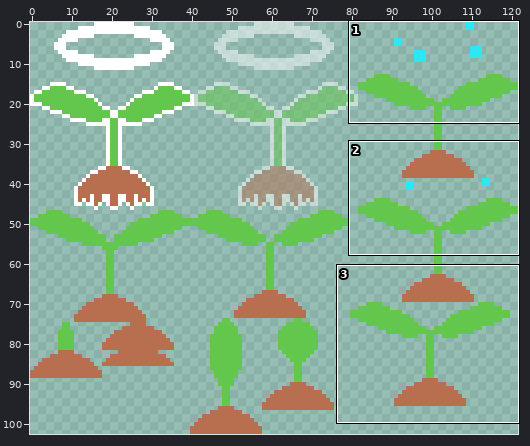
One commit to this sprite sheet: images/Futaba.png. The first picture is a wide view before the edit; the outline marks the close-up.
Close-up. Earlier state:
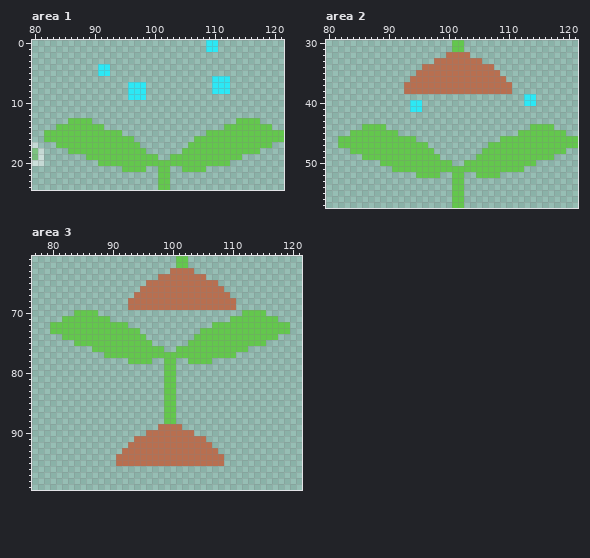
The file is 122x103 pixels. Shown: area 1: x 80..121, y 0..24; area 2: x 80..121, y 30..57; area 3: x 77..121, y 61..99.
And afterwards:
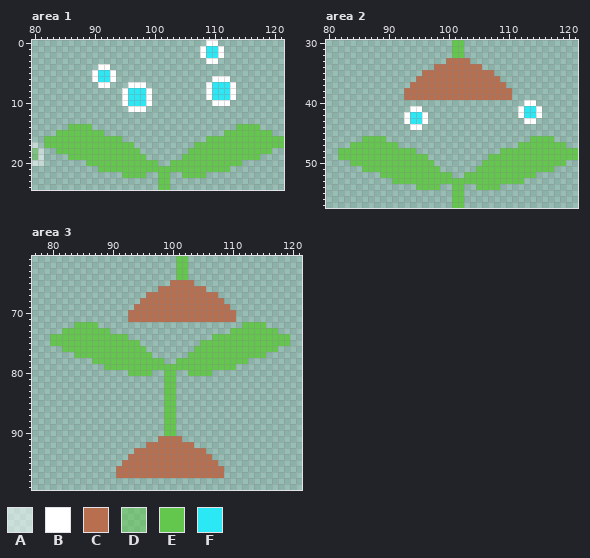
Palette (. is transparent): A #ffffff80  B #ffffff  C #b86f50  D #63c74d80  E #63c74d  F #2ce8f5
Diff:
Area 1:
y 0: x 109..110 FF -> BB
y 1: x 108 . -> B; x 111 . -> B
y 2: x 108..111 .... -> BFFB
y 3: x 109..110 .. -> BB
y 4: x 91..92 FF -> BB
y 5: x 90 . -> B; x 93 . -> B
y 6: x 90..93 .... -> BFFB; x 110..112 FFF -> BBB
y 7: x 91..92 .. -> BB; x 96..98 FFF -> BBB; x 109 . -> B; x 113 . -> B
y 8: x 95 . -> B; x 99 . -> B; x 109 . -> B; x 113 . -> B
y 9: x 95 . -> B; x 99 . -> B; x 109..113 ..... -> BFFFB
y 10: x 95..99 ..... -> BFFFB; x 110..112 ... -> BBB
y 11: x 96..98 ... -> BBB
y 13: x 86..89 EEEE -> ....; x 114..117 EEEE -> ....
y 14: x 84..85 EE -> ..; x 90..91 EE -> ..; x 112..113 EE -> ..; x 118..119 EE -> ..
y 15: x 82..83 EE -> ..; x 92..94 EEE -> ...; x 109..111 EEE -> ...; x 120..121 EE -> ..
y 16: x 95..96 EE -> ..; x 107..108 EE -> ..
y 17: x 82..83 .. -> EE; x 97 E -> .; x 106 E -> .; x 120..121 .. -> EE
y 18: x 84..85 .. -> EE; x 98 E -> .; x 105 E -> .; x 118..119 .. -> EE
y 19: x 86..88 ... -> EEE; x 99..100 EE -> ..; x 103..104 EE -> ..; x 115..117 ... -> EEE
y 20: x 89..90 .. -> EE; x 101..102 EE -> ..; x 113..114 .. -> EE
y 21: x 91..94 .... -> EEEE; x 99..100 .. -> EE; x 103..104 .. -> EE; x 109..112 .... -> EEEE
y 22: x 95..98 .... -> EEEE; x 105..108 .... -> EEEE
Area 2:
y 32: x 100..103 CCCC -> .EE.
y 33: x 98..99 CC -> ..; x 104..105 CC -> ..
y 34: x 96..97 CC -> ..; x 106..107 CC -> ..
y 35: x 95 C -> .; x 108 C -> .
y 36: x 94 C -> .; x 109 C -> .
y 37: x 93 C -> .; x 110 C -> .
y 39: x 93..110 .................. -> CCCCCCCCCCCCCCCCCC; x 113..114 FF -> ..
y 40: x 94..95 FF -> ..; x 113..114 FF -> BB
y 41: x 94..95 FF -> BB; x 112..115 .... -> BFFB
y 42: x 93..96 .... -> BFFB; x 112..115 .... -> BFFB
y 43: x 93..96 .... -> BFFB; x 113..114 .. -> BB
y 44: x 86..89 EEEE -> ....; x 94..95 .. -> BB; x 114..117 EEEE -> ....
y 45: x 84..91 EEEEEEEE -> ........; x 112..119 EEEEEEEE -> ........
y 46: x 82..85 EEEE -> ....; x 90..94 EEEEE -> .....; x 109..113 EEEEE -> .....; x 118..121 EEEE -> ....
y 47: x 82..83 EE -> ..; x 92..96 EEEEE -> .....; x 107..111 EEEEE -> .....; x 120..121 EE -> ..
y 48: x 82..83 .. -> EE; x 95..97 EEE -> ...; x 106..108 EEE -> ...; x 120..121 .. -> EE
y 49: x 82..85 .... -> EEEE; x 97..98 EE -> ..; x 105..106 EE -> ..; x 118..121 .... -> EEEE
y 50: x 84..88 ..... -> EEEEE; x 98..100 EEE -> ...; x 103..105 EEE -> ...; x 115..119 ..... -> EEEEE
y 51: x 86..90 ..... -> EEEEE; x 99..104 EEEEEE -> ......; x 113..117 ..... -> EEEEE
y 52: x 89..94 ...... -> EEEEEE; x 99..104 ..EE.. -> EE..EE; x 109..114 ...... -> EEEEEE
y 53: x 91..100 .......... -> EEEEEEEEEE; x 103..112 .......... -> EEEEEEEEEE
y 54: x 95..98 .... -> EEEE; x 105..108 .... -> EEEE
Area 3:
y 63: x 100..103 CCCC -> .EE.
y 64: x 98..105 CCCCCCCC -> ...EE...
y 65: x 96..99 CCCC -> ....; x 104..107 CCCC -> ....
y 66: x 95..97 CCC -> ...; x 106..108 CCC -> ...
y 67: x 94..95 CC -> ..; x 108..109 CC -> ..
y 68: x 93..94 CC -> ..; x 109..110 CC -> ..
y 69: x 93 C -> .; x 110 C -> .
y 70: x 84..87 EEEE -> ....; x 93..110 .................. -> CCCCCCCCCCCCCCCCCC; x 112..115 EEEE -> ....
y 71: x 82..89 EEEEEEEE -> ........; x 93..117 .................EEEEEEEE -> CCCCCCCCCCCCCCCCCC.......
y 72: x 80..83 EEEE -> ....; x 88..92 EEEEE -> .....; x 107..111 EEEEE -> .....; x 116..119 EEEE -> ....
y 73: x 80..81 EE -> ..; x 90..94 EEEEE -> .....; x 105..109 EEEEE -> .....; x 118..119 EE -> ..
y 74: x 80..81 .. -> EE; x 93..95 EEE -> ...; x 104..106 EEE -> ...; x 118..119 .. -> EE
y 75: x 80..83 .... -> EEEE; x 95..96 EE -> ..; x 103..104 EE -> ..; x 116..119 .... -> EEEE
y 76: x 82..86 ..... -> EEEEE; x 96..98 EEE -> ...; x 101..103 EEE -> ...; x 113..117 ..... -> EEEEE
y 77: x 84..88 ..... -> EEEEE; x 97..102 EEEEEE -> ......; x 111..115 ..... -> EEEEE
y 78: x 87..92 ...... -> EEEEEE; x 97..102 ..EE.. -> EE..EE; x 107..112 ...... -> EEEEEE
y 79: x 89..98 .......... -> EEEEEEEEEE; x 101..110 .......... -> EEEEEEEEEE
y 80: x 93..96 .... -> EEEE; x 103..106 .... -> EEEE
y 89: x 98..101 CCCC -> .EE.
y 90: x 96..103 CCCCCCCC -> ...EE...
y 91: x 94..97 CCCC -> ....; x 102..105 CCCC -> ....
y 92: x 93..95 CCC -> ...; x 104..106 CCC -> ...
y 93: x 92..93 CC -> ..; x 106..107 CC -> ..
y 94: x 91..92 CC -> ..; x 107..108 CC -> ..
y 95: x 91 C -> .; x 108 C -> .
y 96..97: x 91..108 .................. -> CCCCCCCCCCCCCCCCCC
